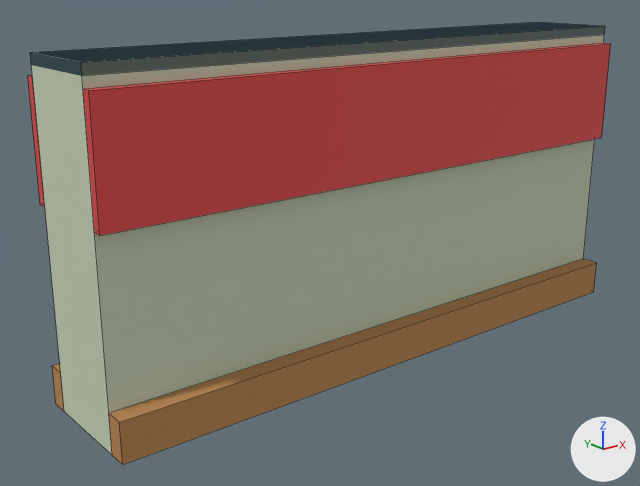
An edit to the Blender file assets/managed-models/school-interior/partition/partition.blend, drawn before and after from the same camera.
Both versions are drawn from a camera (50 mm lens) standing at (-0.924, -1.035, 0.604) and looking at (-0.072, 0.029, 0.178). Lighting does not change. The marker at lower right points along +X, +Y and +Z. The first picture is the older version. Mesh edges are drawn as thin lines.

In view in the first picture: 'partition'.
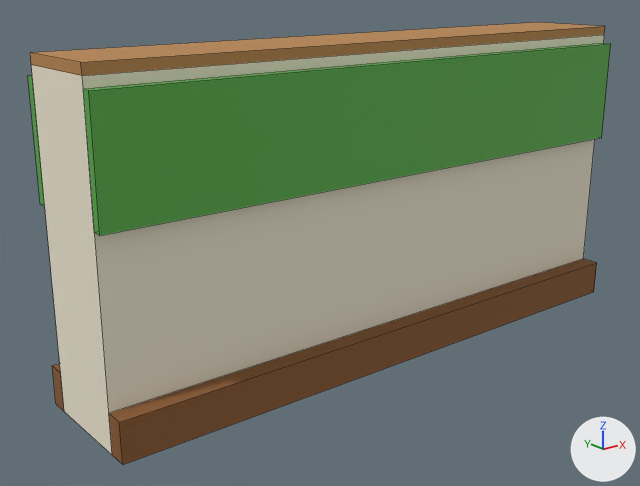
Pixel boxes (x1, y1, x2, y2) of what changed, in the pictures (640 x 486 px; the box of a moved part takes in the faces that stretch with it):
'partition', reshaped, surface changed
    both: (28, 22, 611, 465)
part 1 of me_partition, moved or reshaped
    before: (31, 26, 605, 455)
    after: (31, 35, 604, 455)
part 2 of me_partition, surface changed
    both: (28, 22, 611, 465)

Patch to the scene script:
```diff
--- a/assets/managed-models/school-interior/partition/partition.blend.py
+++ b/assets/managed-models/school-interior/partition/partition.blend.py
@@ me_partition @@
 me_partition.from_pydata(...)  # 48 vertices, 36 faces; spans x -0.5..0.5, y -0.105..0.105, z 0.0..0.5
 # used by ob_partition; location = (0.0, 0.0, 0.0)
 # before: 4 (-0.5, -0.075, 0.5) at pixel (80, 62), 5 (0.5, -0.075, 0.5) at pixel (605, 26), 6 (0.5, 0.075, 0.5) at pixel (537, 22), 7 (-0.5, 0.075, 0.5) at pixel (30, 52)
+# me_partition part 1
+for i in [*range(4, 8)]: me_partition.vertices[i].co += Vector((0.0, 0.0, -0.015))
+# me_partition part 2: texture (UV) coordinates of 36 of 36 faces, centred in x -0.5..0.5, y -0.105..0.105, z 0.0..0.5, changed; they spanned u 0.56..0.81, v 0.17..0.83 and now span u 0.69..0.94, v 0.17..0.83
 me_partition.materials.append(mat_m_partition)
```
